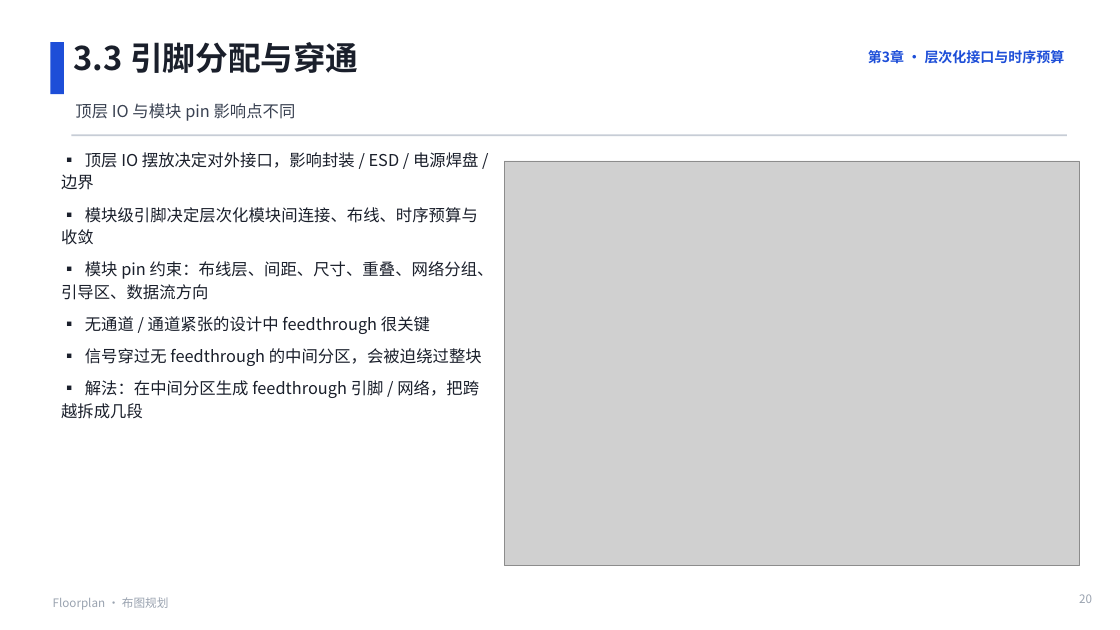
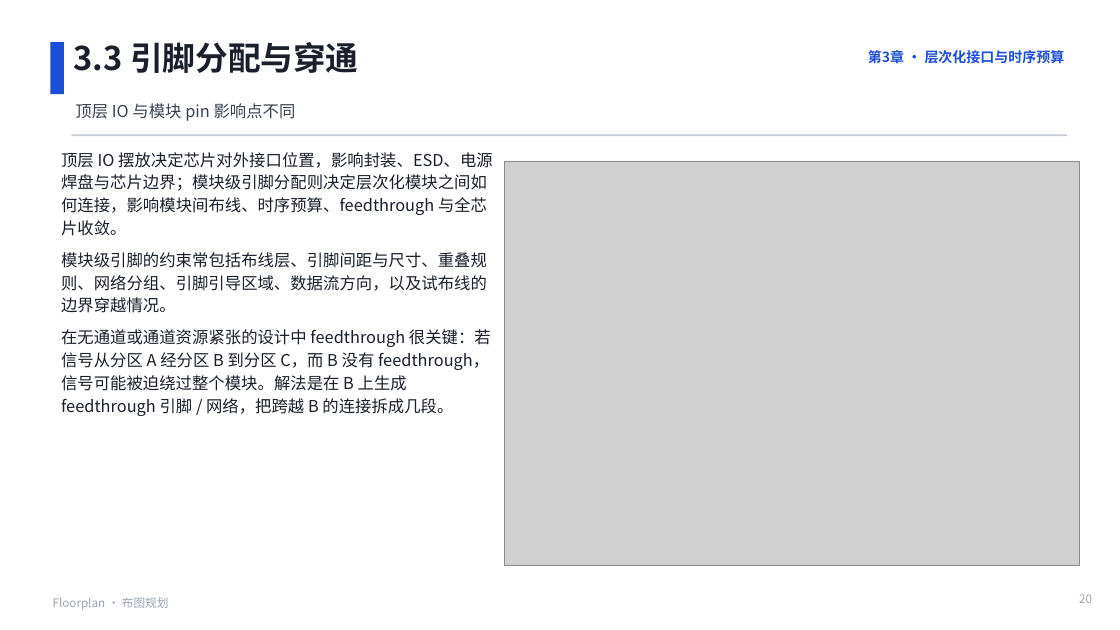
Before and after one commit to JinChengZ18/IC_Learning_Material, a slide deck: slide 20 of IC_Backend_Notes/slides/05_Floorplan - 副本.pptx. Drawn at 1120x630 pixels with LibreOffice and Linux fonts; fonts in the diff are those of the drawing; grey boxes stand for pictures. Boxes give left, top, right and bottom in pixels: in the first picture for what was removed or moved away, otherwise in the second. Text is boxed around its words. In the diff, an @@ line names an element or a change of style, - is before the commit and + after.

```diff
--- a/IC_Backend_Notes/slides/05_Floorplan - 副本.pptx
+++ b/IC_Backend_Notes/slides/05_Floorplan - 副本.pptx
@@ text at (61,152,493,416): text changed @@
-▪ 顶层 IO 摆放决定对外接口，影响封装 / ESD / 电源焊盘 / 边界
-▪ 模块级引脚决定层次化模块间连接、布线、时序预算与收敛
-▪ 模块 pin 约束：布线层、间距、尺寸、重叠、网络分组、引导区、数据流方向
-▪ 无通道 / 通道紧张的设计中 feedthrough 很关键
-▪ 信号穿过无 feedthrough 的中间分区，会被迫绕过整块
-▪ 解法：在中间分区生成 feedthrough 引脚 / 网络，把跨越拆成几段
+顶层 IO 摆放决定芯片对外接口位置，影响封装、ESD、电源焊盘与芯片边界；模块级引脚分配则决定层次化模块之间如何连接，影响模块间布线、时序预算、feedthrough 与全芯片收敛。
+模块级引脚的约束常包括布线层、引脚间距与尺寸、重叠规则、网络分组、引脚引导区域、数据流方向，以及试布线的边界穿越情况。
+在无通道或通道资源紧张的设计中 feedthrough 很关键：若信号从分区 A 经分区 B 到分区 C，而 B 没有 feedthrough，信号可能被迫绕过整个模块。解法是在 B 上生成 feedthrough 引脚 / 网络，把跨越 B 的连接拆成几段。
```
Also in this commit, not shown: 8 other slides changed, 1 other file.
